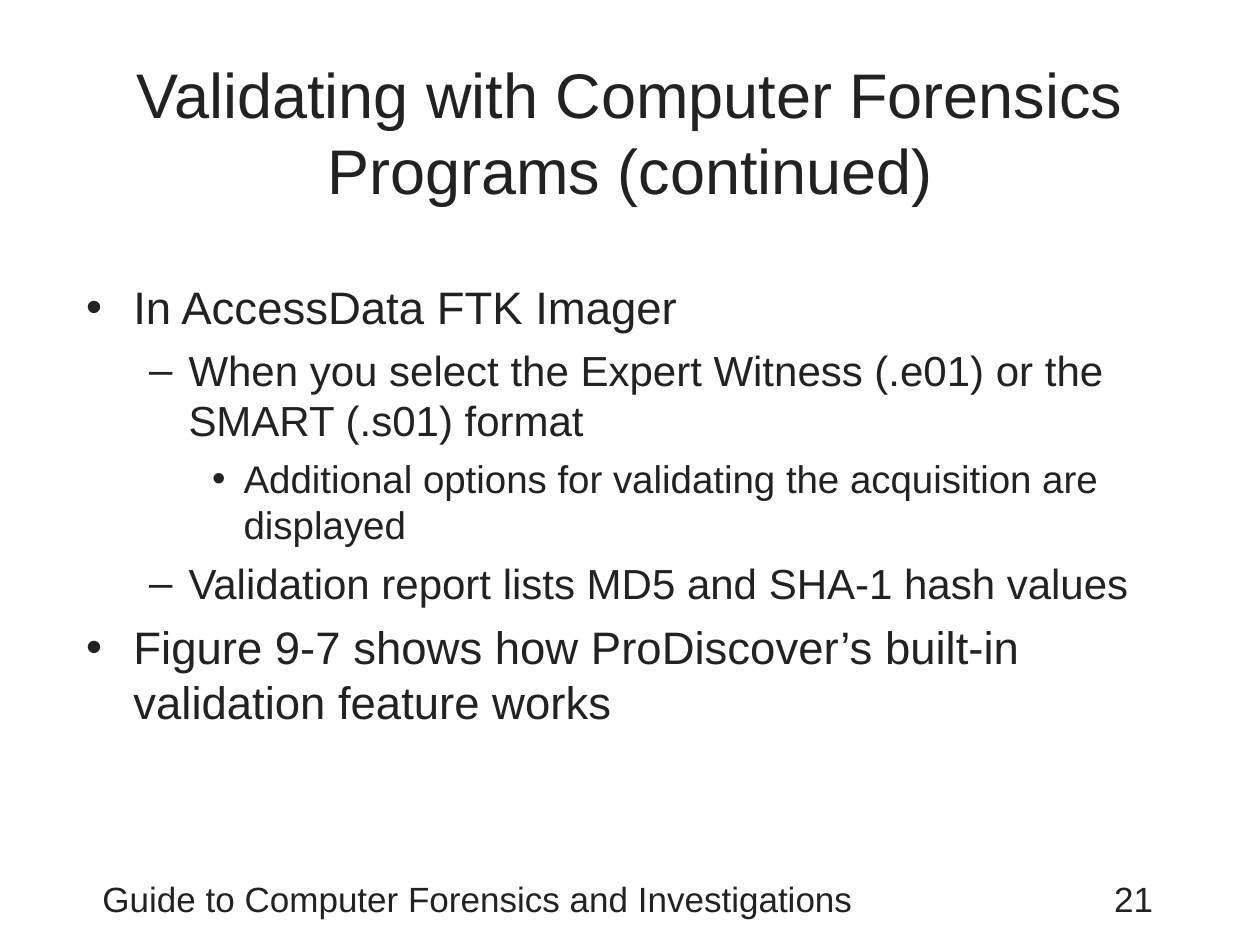
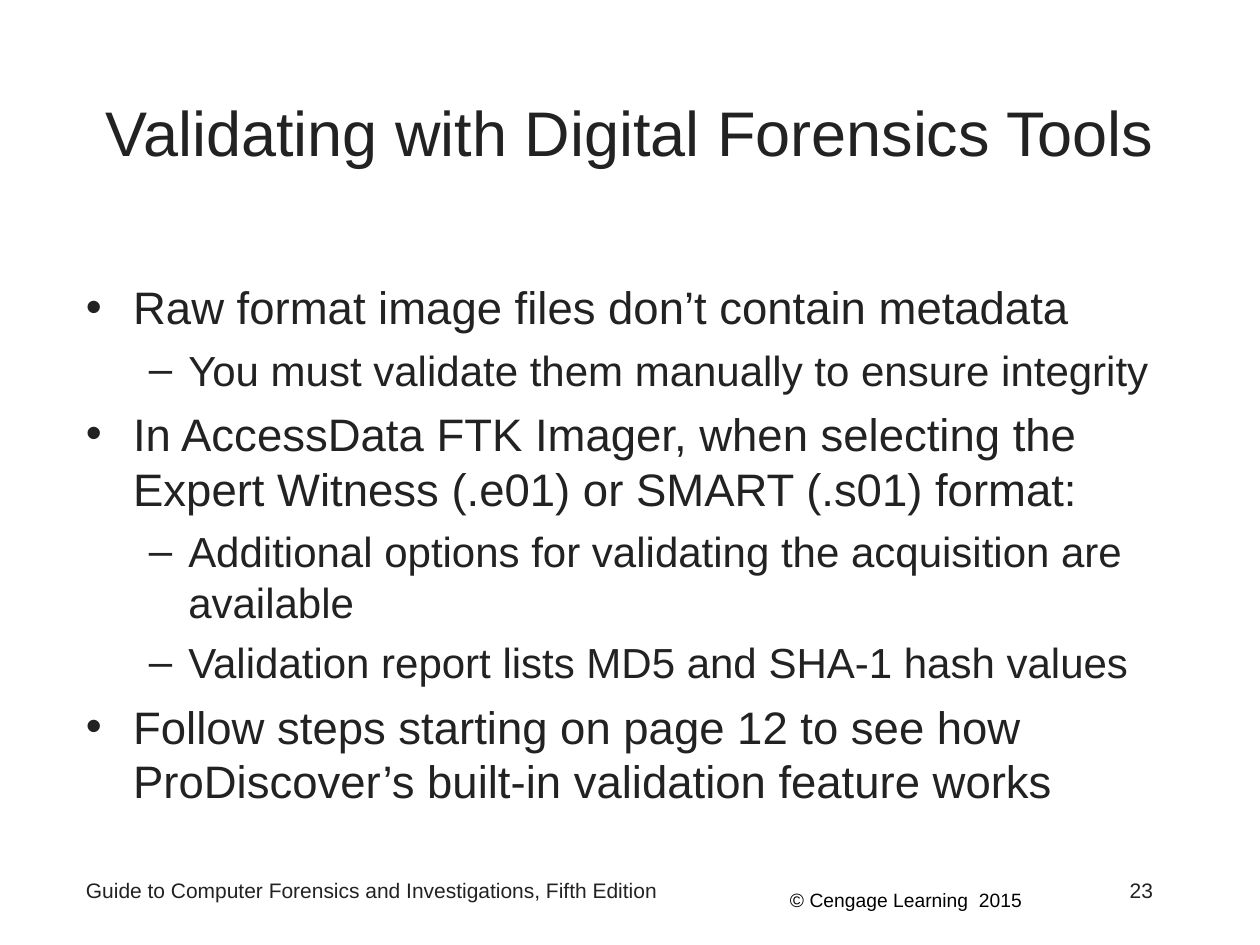
Before and after one commit to Emadalsuwat/emadalsuwat.github.io, a slide deck: slide 23 of computerforensics/Chapter9.ppt (slide 21 before the commit). Drawn at 1260x945 pixels with LibreOffice and Linux fonts; fonts in the diff are those of the drawing. Boxes give left, top, right and bottom in pixels: in the first picture for what was removed or moved away, otherwise in the second. Text is boxed around its words. In the diff, an @@ line names an element or a change of style, - is before the commit and + after.

```diff
--- a/computerforensics/Chapter9.ppt
+++ b/computerforensics/Chapter9.ppt
@@ title at (106,110,1153,167): text changed @@
-Validating with Computer Forensics Programs (continued)
+Validating with Digital Forensics Tools
@@ text at (133,291,1148,619): text changed; size 24 to 26 pt @@
-• In AccessData FTK Imager
-  – When you select the Expert Witness (.e01) or the SMART (.s01) format
-    • Additional options for validating the acquisition are displayed
+• Raw format image files don’t contain metadata
+  – You must validate them manually to ensure integrity
+• In AccessData FTK Imager, when selecting the Expert Witness (.e01) or SMART (.s01) format:
+  – Additional options for validating the acquisition are available
@@ text at (133,711,1052,799): text changed @@
-• Figure 9-7 shows how ProDiscover’s built-in validation feature works
+• Follow steps starting on page 12 to see how ProDiscover’s built-in validation feature works
@@ text at (86,882,657,903): text changed; size 20 to 12 pt @@
-Guide to Computer Forensics and Investigations
+Guide to Computer Forensics and Investigations, Fifth Edition
@@ text added at (810,893,1022,911), 11 pt, text #000000 @@
+© Cengage Learning 2015
@@ page number removed at (1114,887,1153,912) @@
-21
@@ page number added at (1130,883,1153,898), 12 pt, text #222222 @@
+23
```
Also in this commit, not shown: 20 other slides changed, 26 slides added, 34 slides removed, 7 other files.
